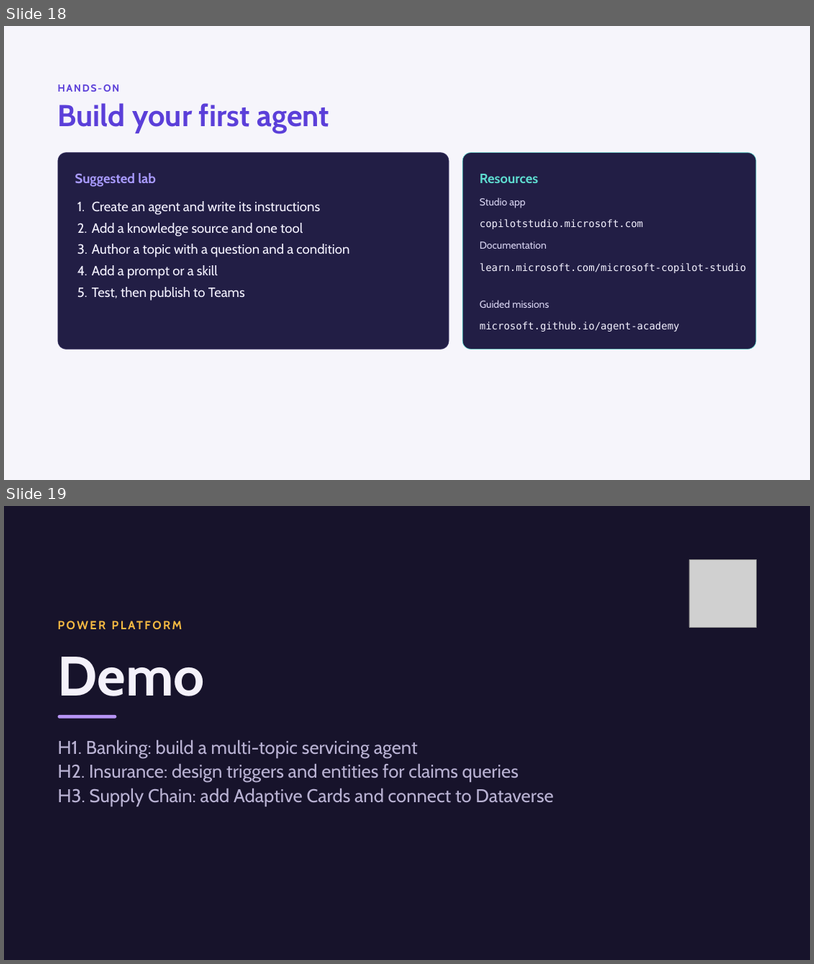
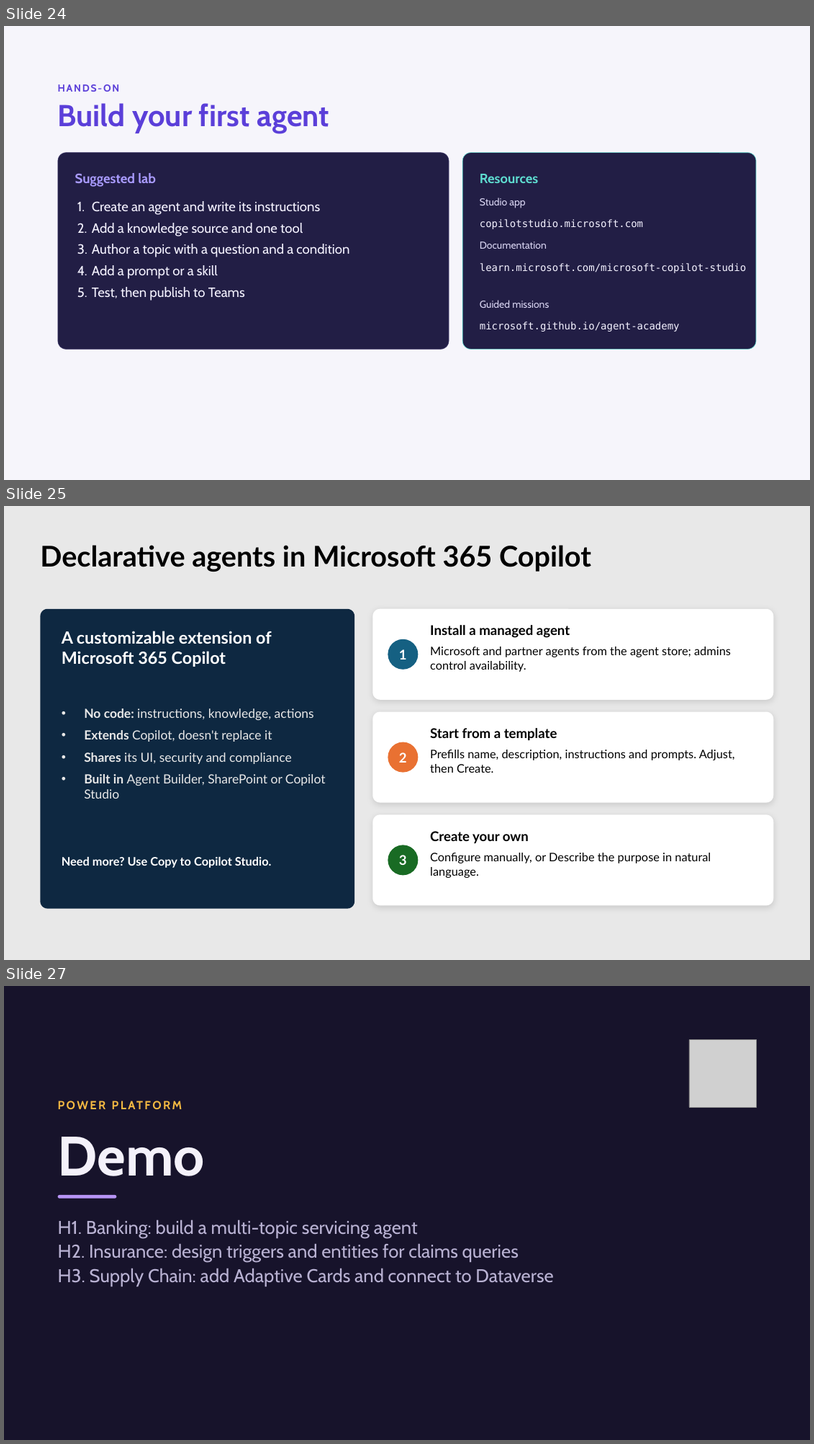
Before and after one commit to JPOWER4/Enterprise-Apps-Agents, a slide deck: Modeule 6 - Copilot Studio.pptx. Shown one above the other, each under a label of ours: slides 18 and 19 before the commit, slides 24, 25 and 27 after it; the slides between them are not shown. The pictures are 814x964 and 814x1444 pixels, drawn with LibreOffice and Linux fonts; fonts in the diff are those of the drawing; grey boxes stand for pictures; background and template pictures are left out. Boxes give left, top, right and bottom in pixels: in the first picture for what was removed or moved away, otherwise in the second. Text is boxed around its words. In the diff, an @@ line names an element or a change of style, - is before the commit and + after.

```diff
--- a/Modeule 6 - Copilot Studio.pptx
+++ b/Modeule 6 - Copilot Studio.pptx
@@ slide 25 added at bbox=[4, 506, 810, 960], background #E8E8E8 @@
@@ title added at bbox=[40, 545, 592, 572], 34 pt, text #000000, bold @@
+Declarative agents in Microsoft 365 Copilot
@@ rounded rectangle added at bbox=[40, 609, 355, 908], fill #0E2841 @@
@@ rounded rectangle added at bbox=[373, 609, 774, 700], fill #FFFFFF @@
@@ text added at bbox=[62, 631, 272, 667], 20 pt, text #FFFFFF, bold @@
+A customizable extension of Microsoft 365 Copilot
@@ text added at bbox=[430, 625, 570, 638], 16 pt, text #000000, bold @@
+Install a managed agent
@@ ellipse added at bbox=[388, 639, 419, 669], fill #156082, 16 pt, text #FFFFFF, bold @@
+1
@@ text added at bbox=[430, 646, 731, 672], 14 pt, text #000000 @@
+Microsoft and partner agents from the agent store; admins control availability.
@@ text added at bbox=[84, 708, 326, 798], 15 pt, text #E8E8E8 @@
+• No code: instructions, knowledge, actions
+• Extends Copilot, doesn't replace it
+• Shares its UI, security and compliance
+• Built in Agent Builder, SharePoint or Copilot Studio
@@ rounded rectangle added at bbox=[373, 712, 774, 803], fill #FFFFFF @@
@@ ellipse added at bbox=[388, 742, 419, 772], fill #E97132, 16 pt, text #FFFFFF, bold @@
+2
@@ text added at bbox=[430, 728, 558, 740], 16 pt, text #000000, bold @@
+Start from a template
@@ text added at bbox=[430, 749, 736, 772], 14 pt, text #000000 @@
+Prefills name, description, instructions and prompts. Adjust, then Create.
@@ rounded rectangle added at bbox=[373, 815, 774, 906], fill #FFFFFF @@
@@ ellipse added at bbox=[388, 845, 419, 875], fill #196B24, 16 pt, text #FFFFFF, bold @@
+3
@@ text added at bbox=[430, 831, 529, 843], 16 pt, text #000000, bold @@
+Create your own
@@ text added at bbox=[62, 857, 272, 867], 14 pt, text #FFFFFF, bold @@
+Need more? Use Copy to Copilot Studio.
@@ text added at bbox=[430, 852, 711, 878], 14 pt, text #000000 @@
+Configure manually, or Describe the purpose in natural language.
@@ what was slide 18 is now slide 24 @@
@@ what was slide 19 is now slide 27 @@
```
Also in this commit, not shown: 7 other slides added.
